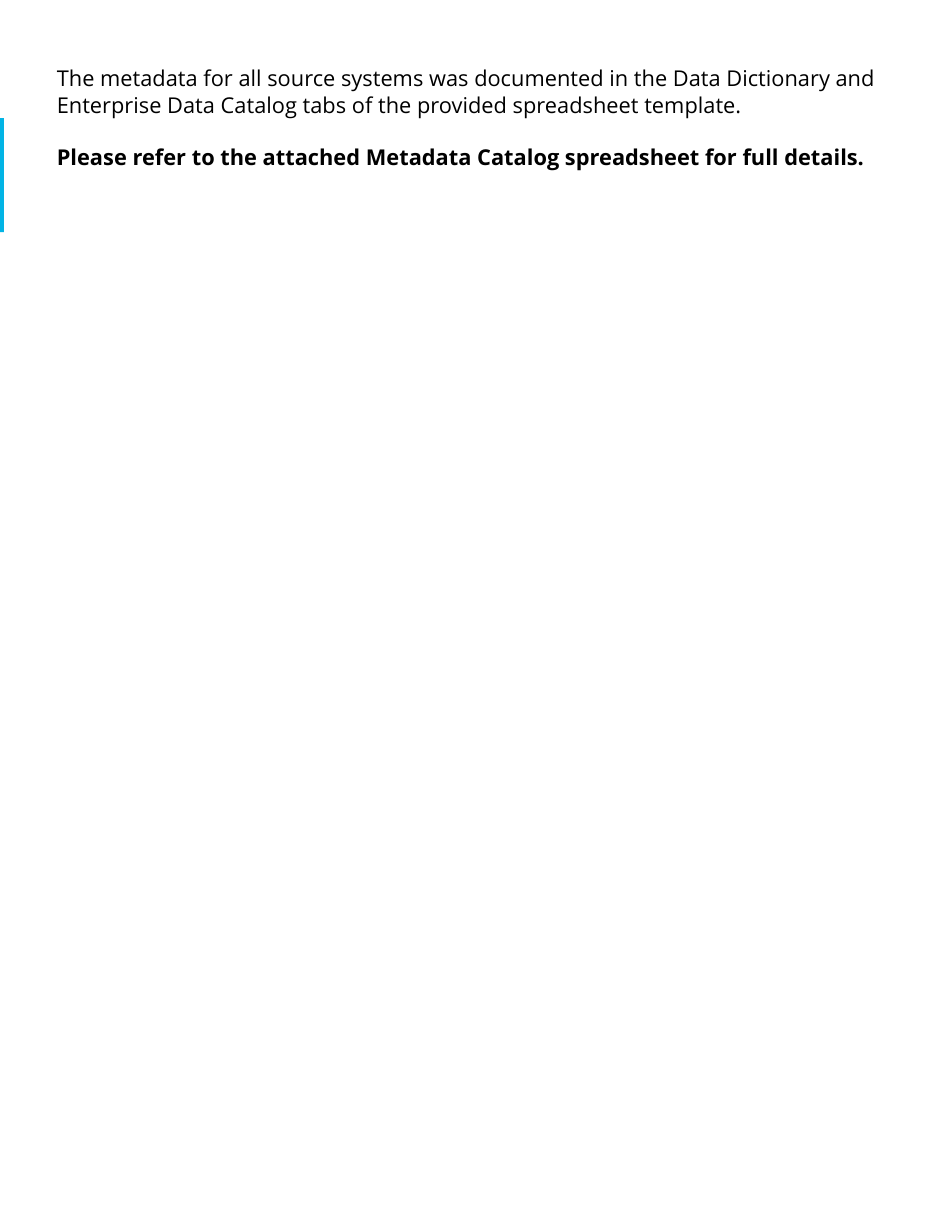
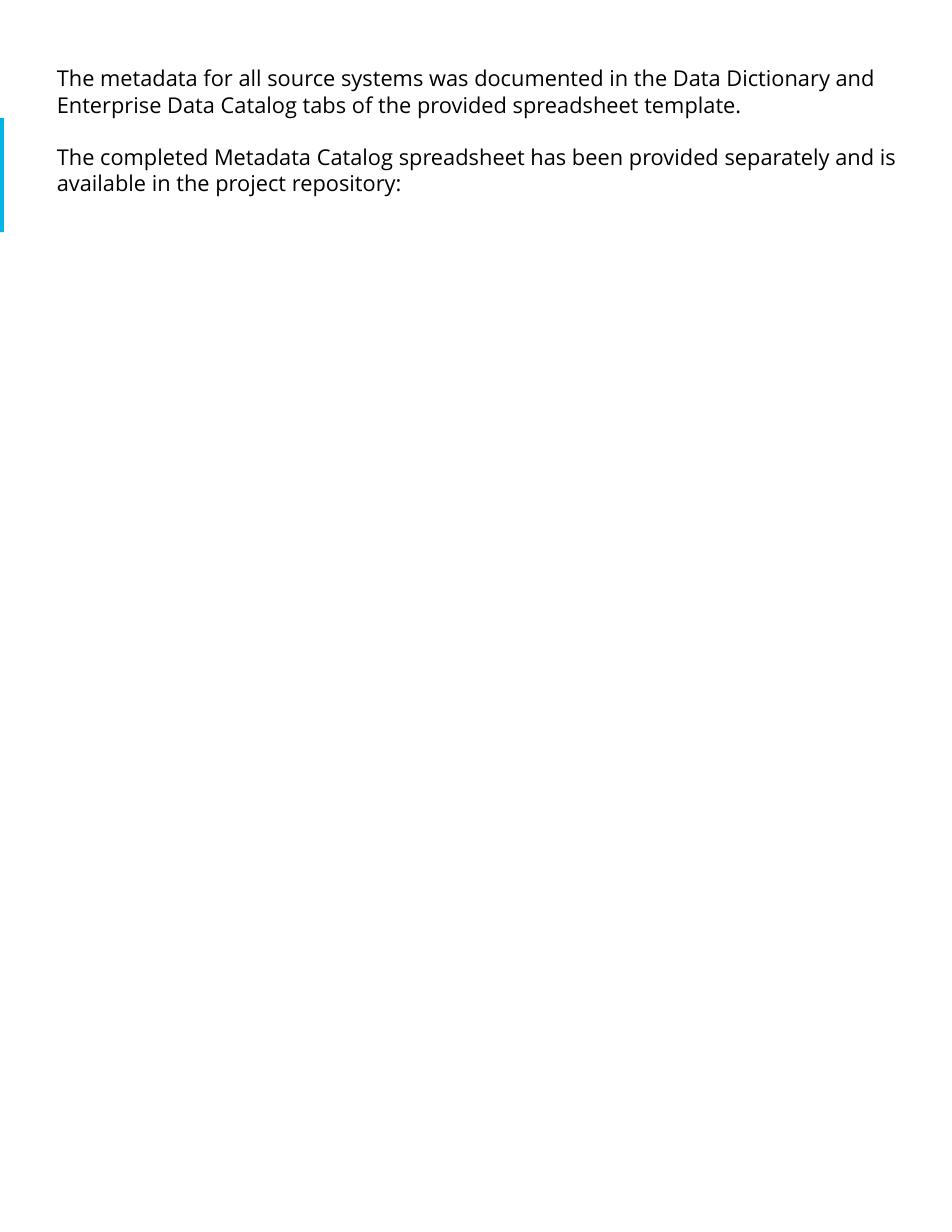
Before and after one commit to SwimLane2/udacity-ai-masters, a slide deck: slide 8 of Modules/03-Data-Architect/projects/Project 4 - SneakerPark Data Governance/report/Documentation/sneakerpark_data_governance.pptx. Drawn at 952x1232 pixels with LibreOffice and Linux fonts; fonts in the diff are those of the drawing. Boxes give left, top, right and bottom in pixels: in the first picture for what was removed or moved away, otherwise in the second. Text is boxed around its words. In the diff, an @@ line names an element or a change of style, - is before the commit and + after.

Commit message:
updated repository

```diff
--- a/Modules/03-Data-Architect/projects/Project 4 - SneakerPark Data Governance/report/Documentation/sneakerpark_data_governance.pptx
+++ b/Modules/03-Data-Architect/projects/Project 4 - SneakerPark Data Governance/report/Documentation/sneakerpark_data_governance.pptx
@@ text at (x1=57, y1=69, x2=896, y2=197): text changed @@
-The metadata for all source systems was documented in the Data Dictionary and Enterprise Data Catalog tabs of the provided spreadsheet template.
-Please refer to the attached Metadata Catalog spreadsheet for full details.
+The metadata for all source systems was documented in the Data Dictionary and Enterprise Data Catalog tabs of the provided spreadsheet template.
+The completed Metadata Catalog spreadsheet has been provided separately and is available in the project repository:
```
Also in this commit, not shown: 2 other files.
